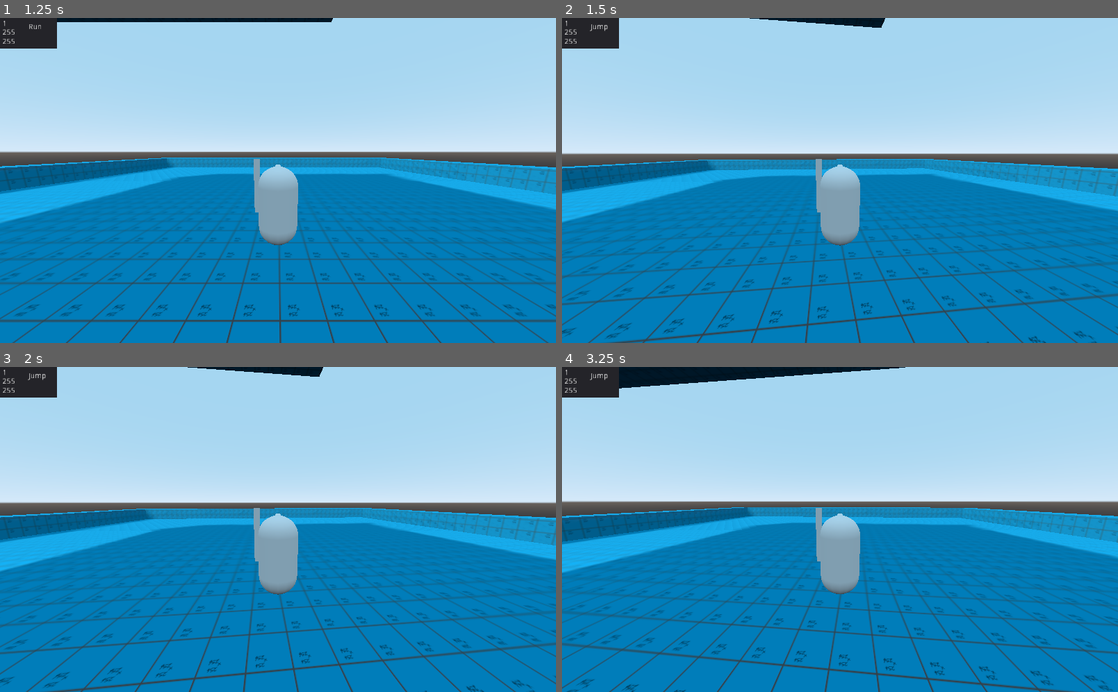
Above: before the commit, frames 1-4 (two rows, left to right).
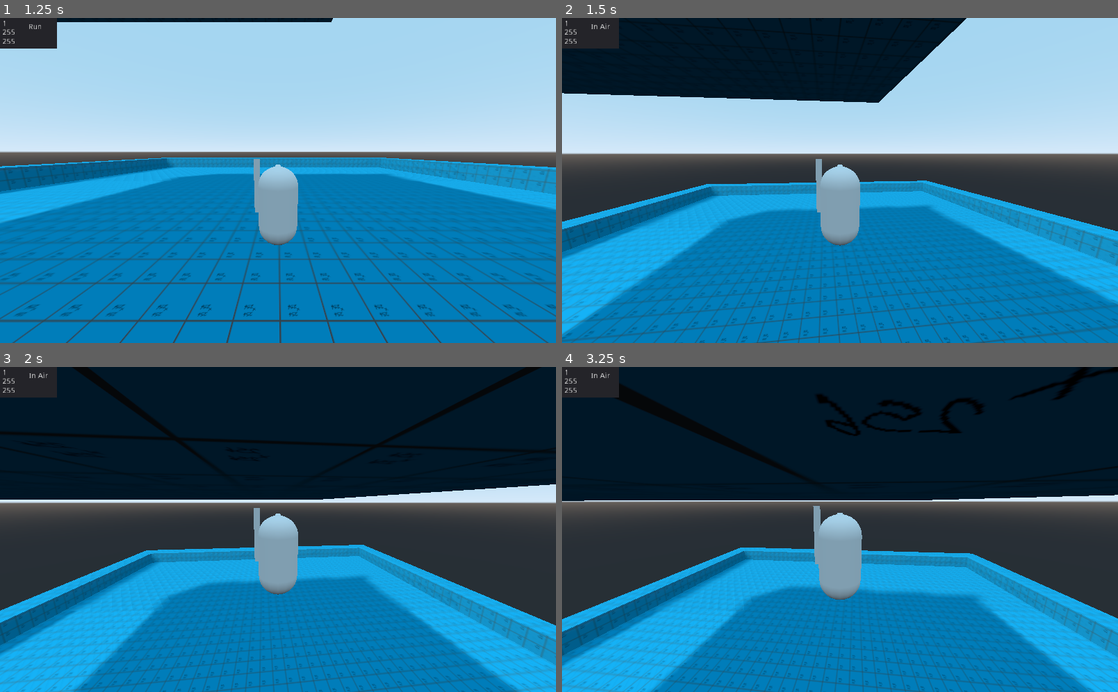
Above: after the commit, the same moments.

Repository: Valcuda/D.K.P.
Game: Godot game, scene res://Scenes/Test Levels/Title_Test.tscn
Same seed, same stepped clock (60 frames per second), same inputs: the game is played once before the commit and once after it.
Inputs (mouse positions are in pixels of both pictures, inside the frame that each line leads up to):
- Up to frame 1 (1.25 s): click "TestLevel 1" at 0.5 s
- Up to frame 2 (1.5 s): tap Enter at 1.25 s; move the mouse to (867, 180) at 1.27 s; hold W (Move_forward) from 1.28 s (still down); hold Space (Move_jump) from 1.28 s (still down)
- Up to frame 3 (2 s): keep holding W (Move_forward); keep holding Space (Move_jump)
- Up to frame 4 (3.25 s): move the mouse to (812, 529) at 2.02 s; release Space (Move_jump) at 2.03 s; tap Middle mouse button (CamControlToggle) at 2.1 s; tap Space (Move_jump) at 2.27, 2.3, 2.57 s; move the mouse to (895, 458) at 2.77 s; release W (Move_forward) at 2.78 s; hold D (Move_right) from 2.78 s (still down); hold Space (Move_jump) from 2.78 s (still down); tap Shift (Move_run) at 2.85 s

Frame 1 is identical in both runs. In frame 2, 44% of the frame differs, in the area x 0-100%, y 0-100%; in frame 3, 75%; in frame 4, 76%.

Commit message:
Re-Implemented Jumping
Finally re-implemented jumping

Diff:
--- a/Dev/Players/BasePlayerControler.gd
+++ b/Dev/Players/BasePlayerControler.gd
@@ -34,6 +34,7 @@
 var LastInputVector = Vector3.ZERO
 var LastDirection = Vector3.ZERO
 var jump_done = true
+var has_jumped = false
 
 enum CurState {
 	RUN,
@@ -183,8 +184,15 @@
 		SpeedAdjustments -= runAdjust
 
 func jump():
-	if Input.is_action_just_pressed("Move_jump") and is_on_floor() and canJump:
-		snap_vector = Vector3.ZERO
-		velocity.y = jump_impulse
+#	if Input.is_action_pressed("Move_jump") and is_on_floor() and canJump and has_jumped == false:
+#		snap_vector = Vector3.ZERO
+#		velocity.y = jump_impulse
+#		has_jumped = true
 	if Input.is_action_just_released("Move_jump") and velocity.y > jump_impulse / 2:
 		velocity.y = jump_impulse / 2
+	if is_on_floor() == false:
+		jump_done = true
+		print("jump_done is true")
+	if is_on_floor() and jump_done:
+		cur_state = CurState.INAIR
+	velocity = move_and_slide_with_snap(velocity,  snap_vector, Vector3.UP, true)
--- a/Dev/Players/PlayerBase0.gd
+++ b/Dev/Players/PlayerBase0.gd
@@ -22,8 +22,11 @@
 func nonlinear_player_controler():
 	match cur_state:
 		CurState.RUN:
-			if Input.is_action_just_pressed("Move_jump"):
-				jump_done = false
+			if Input.is_action_just_pressed("Move_jump") and canJump and is_on_floor():
+				snap_vector = Vector3.ZERO
+				velocity.y = jump_impulse
+				has_jumped = true
+				velocity = move_and_slide_with_snap(velocity,  snap_vector, Vector3.UP, true)
 				change_state(CurState.JUMP)
 
 			if not is_on_floor():
